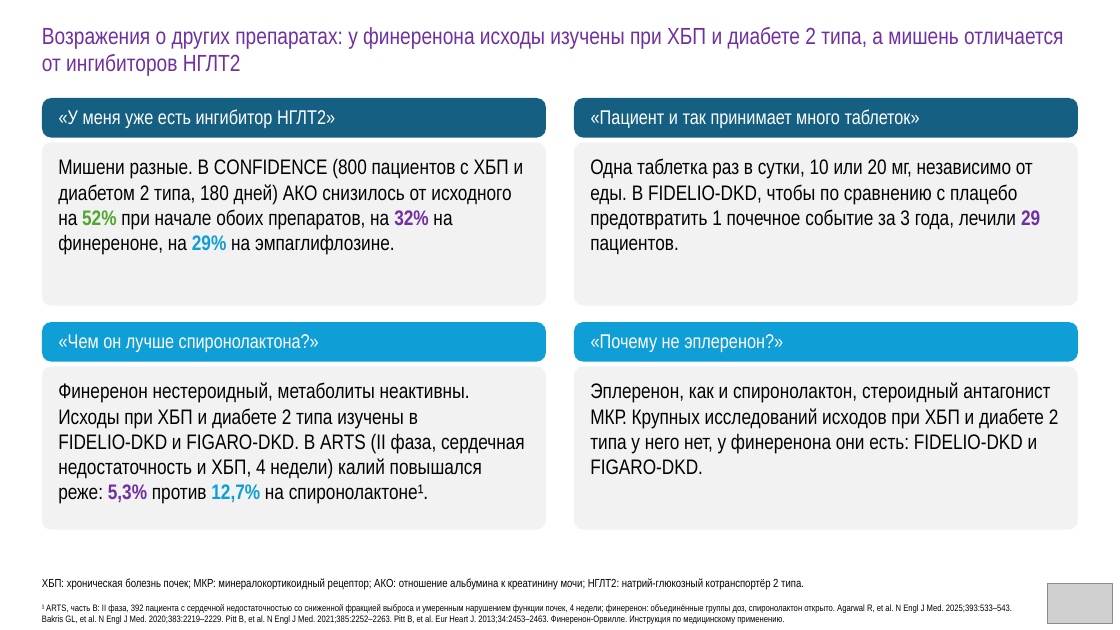
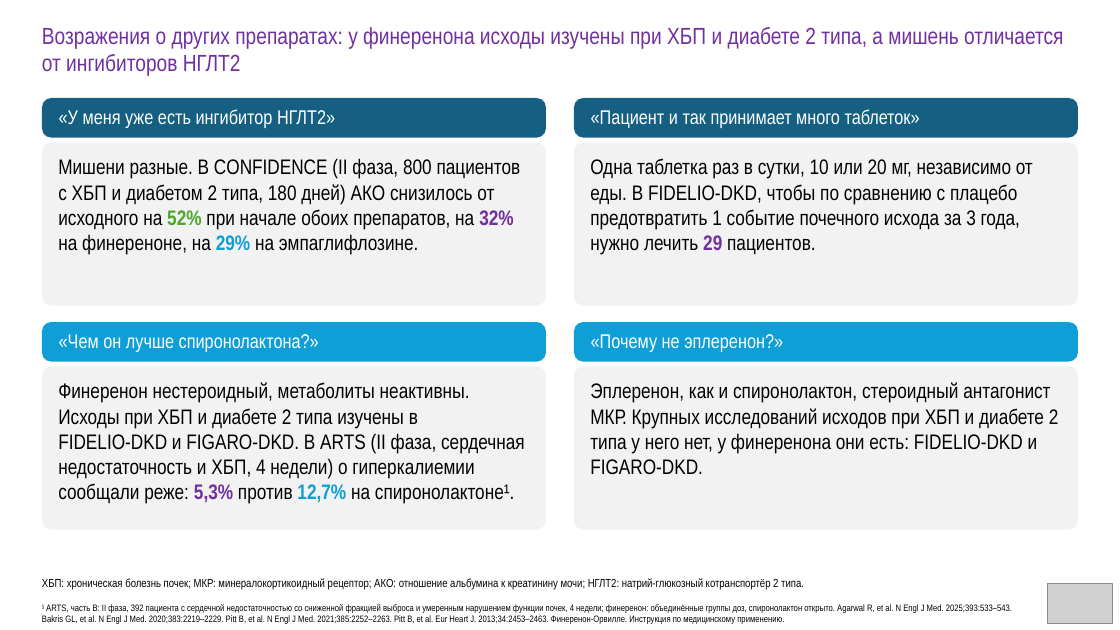
Before and after one commit to drabdulbosit1-eng/my-test-cloud, a slide deck: slide 39 of finerenone/Finerenone_promo_53.pptx. Drawn at 1120x630 pixels with LibreOffice and Linux fonts; fonts in the diff are those of the drawing; grey boxes stand for pictures. Boxes give left, top, right and bottom in pixels: in the first picture for what was removed or moved away, otherwise in the second. Text is boxed around its words. In the diff, an @@ line names an element or a change of style, - is before the commit and + after.

```diff
--- a/finerenone/Finerenone_promo_53.pptx
+++ b/finerenone/Finerenone_promo_53.pptx
@@ text at (58,158,521,255): text changed @@
-Мишени разные. В CONFIDENCE (800 пациентов с ХБП и диабетом 2 типа, 180 дней) АКО снизилось от исходного на 52% при начале обоих препаратов, на 32% на финереноне, на 29% на эмпаглифлозине.
+Мишени разные. В CONFIDENCE (II фаза, 800 пациентов с ХБП и диабетом 2 типа, 180 дней) АКО снизилось от исходного на 52% при начале обоих препаратов, на 32% на финереноне, на 29% на эмпаглифлозине.
@@ text at (590,158,1033,255): text changed @@
-Одна таблетка раз в сутки, 10 или 20 мг, независимо от еды. В FIDELIO-DKD, чтобы по сравнению с плацебо предотвратить 1 почечное событие за 3 года, лечили 29 пациентов.
+Одна таблетка раз в сутки, 10 или 20 мг, независимо от еды. В FIDELIO-DKD, чтобы по сравнению с плацебо предотвратить 1 событие почечного исхода за 3 года, нужно лечить 29 пациентов.
@@ text at (58,382,525,504): text changed @@
-Финеренон нестероидный, метаболиты неактивны. Исходы при ХБП и диабете 2 типа изучены в FIDELIO‑DKD и FIGARO‑DKD. В ARTS (II фаза, сердечная недостаточность и ХБП, 4 недели) калий повышался реже: 5,3% против 12,7% на спиронолактоне¹.
+Финеренон нестероидный, метаболиты неактивны. Исходы при ХБП и диабете 2 типа изучены в FIDELIO‑DKD и FIGARO‑DKD. В ARTS (II фаза, сердечная недостаточность и ХБП, 4 недели) о гиперкалиемии сообщали реже: 5,3% против 12,7% на спиронолактоне¹.
```
Also in this commit, not shown: 26 other slides changed, 8 other files.
